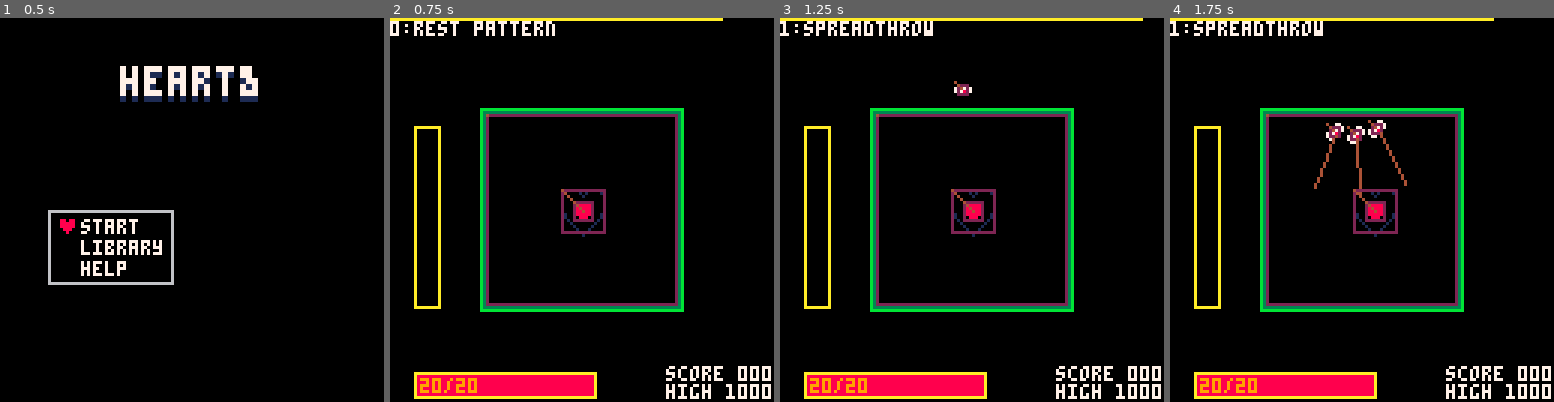
Above: before the commit, frames 1-4 (left to right).
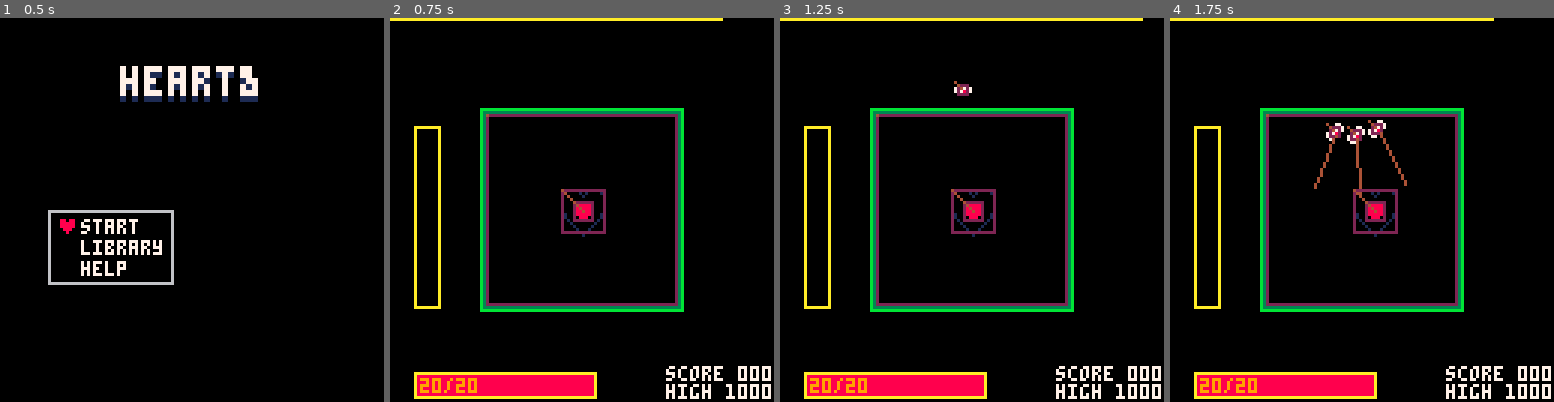
Above: after the commit, the same moments.

Repository: GiovanH/Pico8_Dev
Game: PICO-8 cartridge undertale.p8
Two runs of this game, one before a commit and one after it. Both use one fixed random seed, a clock stepped at 60 frames per second and the inputs below.
Inputs:
- Up to frame 1 (0.5 s): tap X (X key) at 0.33 s
- Up to frame 2 (0.75 s): tap O (Z key) at 0.7 s
- Up to frame 3 (1.25 s): tap X (X key) at 1.07 s
- Up to frame 4 (1.75 s): hold Right from 1.6 s (still down); tap O (Z key) at 1.7 s

Frame 1 is identical in both runs. In frame 2, 0.7% of the frame differs, in the area x 0-43%, y 0-5%; in frame 3, 0.8%, in the area x 0-40%, y 0-5%; in frame 4, 0.8%.

Commit message:
Animations, pattern unlocks, save/load high scores, unlocked patterns.

Diff:
--- a/undertale.p8
+++ b/undertale.p8
@@ -4,15 +4,18 @@
 -- hearten
 -- by giovanh
 
--- todo constant first wave bullet style
--- todo death animation, screen
+-- todo back to main menu animation (smash bros style)
+-- todo death animation, screen (randomized?0)
+-- help menu
+-- bonus points on overheal
+-- better meter graphics
+-- better library menu graphics
+-- juicier score graphics
 
 -- global vars
 
 local debug = true  -- (stat(6) == 'debug')
 local cur_stage = nil
-
-local high_score = 10
 
 -->8
 -- utility
@@ -726,7 +729,6 @@
   if (not self.isdemo) self.hp -= dmg
   printa(self.isdemo, dmg, self.hp)
   self.stage.arena.waveperfect = false
-  -- TODO gameover logic
   self.invuln = 12
   sfx(00)
   return true
@@ -1003,7 +1005,8 @@
 local t_pattern = entity:extend{
  name = "??? pattern",
  lifespan = 200,
- dmg = 0
+ dmg = 0,
+ seen = false
 }
 function t_pattern:init(arena)
  entity.init(self)
@@ -1018,6 +1021,7 @@
  if (self.stage) add(self.children, self.stage:add(newbullet))
 end
 function t_pattern:destroy()
+ self.__index.seen = true
  foreach(self.children, function(c) c:destroy() end)
  entity.destroy(self)
 end
@@ -1034,6 +1038,15 @@
  name = "rest pattern",
  lifespan = 15
 }
+
+local pat_lockedrest = t_pattern:extend{
+ name = "??????",
+ lifespan = 480
+}
+function pat_lockedrest:toblurb()
+ return self.name
+ .. '\nbeat pattern\nto unlock'
+end
 
 local t_pattern_compound = t_pattern:extend{
  name = "base compound pattern",
@@ -1222,7 +1235,8 @@
 local pat_spreadthrow = t_pattern:extend{
  name = "spreadthrow",
  dmg = 1,
- lifespan = 5 * 60
+ lifespan = 5 * 60,
+ seen = true
 }
 function pat_spreadthrow:coupdate()
  local arena = self.stage.arena
@@ -1343,7 +1357,7 @@
 end
 
 local pat_missile_delayed = pat_missile:extend{
-  delay = 45
+ delay = 45
 }
 local pat_mined_missile = t_pattern_compound:extend{
  name = "missile (mined)",
@@ -1425,6 +1439,8 @@
 
  if (self.stage.o_soul.hp <= 0) then
   -- game over
+  -- TODO more game over logic
+  save_cartdata()
   cur_stage = st_mainmenu()
  end
 
@@ -1462,6 +1478,9 @@
   self.cur_pattern = self.stage:add(self.onlypattern(self))
   return
  end
+
+ -- debug save
+ save_cartdata()
 
  -- Pick random pattern
  -- Add new pattern to stage
@@ -1494,13 +1513,13 @@
  rect(mrconcat({drawbox:outline(1):unpack()}, 11))
  mob.draw(self)
 end
-function t_arena:drawui()
- local label = "undefined"
- if (self.cur_pattern) then
-  label = self.wave_num .. ':' .. self.cur_pattern.name
- end
- print(label, 0, 1, 7)
-end
+-- function t_arena:drawui()
+--  local label = "undefined"
+--  if (self.cur_pattern) then
+--   label = self.wave_num .. ':' .. self.cur_pattern.name
+--  end
+--  print(label, 0, 1, 7)
+-- end
 
 local t_scoreclock = entity:extend{}
 function t_scoreclock:drawui()
@@ -1540,45 +1559,60 @@
 
 local t_inspectmenu = entity:extend{
  sel_index = 1,
- menubox = bbox.fromxywh(16,88,96,32),
+ menubox = bbox.fromxywh(16,88,64,32),
  sel_origin = vec(92, 12)
 }
+function t_inspectmenu:onadd()
+ self:update_sel()
+end
+
 function t_inspectmenu:drawui()
  rect(mrconcatu(self.menubox, 7))
+ local sel_index = self.sel_index
+ local symbols = {
+  [sel_index-1]="\f6❎",
+  [sel_index]="\f8♥",
+  [sel_index+1]="\f6🅾️"
+ }
  for i,v in ipairs(lib_patterns) do
   local c = 7
-  local sel_index = self.sel_index
-  local symbols = {
-   [sel_index-1]="\f6❎",
-   [sel_index]="\f8♥",
-   [sel_index+1]="\f6🅾️"
-  }
   if symbols[i] then
    if (i == sel_index) c = 10
    print(symbols[i], mrconcatu(self.sel_origin + vec(-8, i*8)))
   end
-  print(v.name, mrconcatu(self.sel_origin + vec(0, i*8), c))
+  local label = "??????"
+  if (v.seen) label = v.name
+  print(label, mrconcatu(self.sel_origin + vec(0, i*8), c))
  end
 
  local cur_pat = self.stage.o_arena.cur_pattern
  if (cur_pat) print(cur_pat:toblurb(), mrconcatu(self.menubox.origin + vec(2), 7))
-
 end
 function t_inspectmenu:update()
  entity.update(self)
  local newindex = self.sel_index
+ -- Scroll up/down
  if (btnp(4)) newindex += 1
  if (newindex > #lib_patterns) newindex = 1
  if (btnp(5)) newindex -= 1
  if (newindex < 1 ) newindex = #lib_patterns
 
  if newindex != self.sel_index then
-  printa(newindex, #lib_patterns)
-  local arena = self.stage.o_arena
-  arena.onlypattern = lib_patterns[newindex]
-  arena.cur_pattern:destroy()
   self.sel_index = newindex
- end
+  self:update_sel()
+ end
+end
+function t_inspectmenu:update_sel()
+ -- Updates selection on change or init
+ printa(self.sel_index, #lib_patterns)
+ local arena = self.stage.o_arena
+ local focused_pattern = lib_patterns[self.sel_index]
+ if focused_pattern.seen then
+  arena.onlypattern = lib_patterns[self.sel_index]
+ else
+  arena.onlypattern = pat_lockedrest
+ end
+ if (arena.cur_pattern) arena.cur_pattern:destroy()
 end
 
 st_game_inspect = st_game:extend{
@@ -1595,7 +1629,7 @@
  local o_inspectmenu = self:add(t_inspectmenu())
  o_inspectmenu.sel_index = pat_index
 
- self.o_arena.onlypattern = lib_patterns[pat_index]
+ -- self.o_arena.onlypattern = lib_patterns[pat_index]
 
  self.backheld = 0
 end
@@ -1612,46 +1646,86 @@
 
 -- Menus
 
-local t_mainmenu = entity:extend{}
-function t_mainmenu:init()
- entity.init(self)
-end
+local t_mainmenu = entity:extend{
+ textcolor=0,
+ greyscale=split"0, 0, 1, 5, 13, 6, 7"
+}
+-- function t_mainmenu:init()
+--  entity.init(self)
+-- end
 function t_mainmenu:drawui()
  for i, s in ipairs{"heart&"} do
   local x = (128 - (#s * 8)) / 2
   s = "\^w\^t" .. s
-  print(s, x, 16+(i-1)*14 + 2, 1)
-  print(s, x, 16+(i-1)*14, 7)
- end
+  print(s, x, 16+(i-1)*14 + 2, self.greyscale[self.textcolor-4])
+  print(s, x, 16+(i-1)*14, self.greyscale[self.textcolor])
+ end
+end
+function t_mainmenu:coupdate()
+ -- skip animation in debug mode
+ if not debug then
+  for i = 0, #self.greyscale do
+   self.textcolor = i
+   yieldn(10)
+  end
+  yieldn(30)
+ else
+  self.textcolor = #self.greyscale
+ end
+ self:mainmenu()
+end
+function t_mainmenu:mainmenu()
+ self.stage:add(choicer({
+    {"start", function()
+      cur_stage = st_game()
+     end},
+    {"library", function()
+      cur_stage = st_game_inspect(i)
+     end},
+    {"help", closure(self.mainmenu, self)}
+   }, {pos=vec(16, 64)}))
 end
 
 st_mainmenu = stage:extend{}
 function st_mainmenu:init()
  stage.init(self)
  self:add(t_mainmenu())
- self:rootmenu()
-end
-function st_mainmenu:rootmenu()
- self:add(choicer({
-    {"start", function()
-      cur_stage = st_game()
-     end},
-    {"library", closure(self.libmenu, self)},
-    {"help", nop}
-   }, {pos=vec(16, 64)}))
-end
-function st_mainmenu:libmenu()
- local choices = {}
- for i,v in ipairs(lib_patterns) do
-  add(choices, {v.name, function()
-     cur_stage = st_game_inspect(i)
-    end})
- end
- self:add(choicer(choices, {pos=vec(18, 66)}))
 end
 
 -->8
 --pico-8 builtins
+
+local has_save = cartdata("hearten")
+
+if has_save then
+ high_score = dget(0)
+ local seen_map = dget(1)
+ local val = 1
+
+ printa("loading", seen_map)
+ for i,v in ipairs(lib_patterns) do
+  -- printa(v.name, val, (val & seen_map))
+  if ((val & seen_map) > 0) v.seen = true
+  val *= 2
+ end
+else
+ high_score = 10
+end
+
+function save_cartdata()
+ dset(0, high_score)
+
+ printa("saving")
+ local seen_map = 0b0
+ local val = 1
+ for i,v in ipairs(lib_patterns) do
+  -- printa(v.name, val, v.seen)
+  if (v.seen) seen_map += val
+  val *= 2
+ end
+ -- printa(seen_map)
+ dset(1, seen_map)
+end
 
 function _init()
  cur_stage = st_mainmenu()
